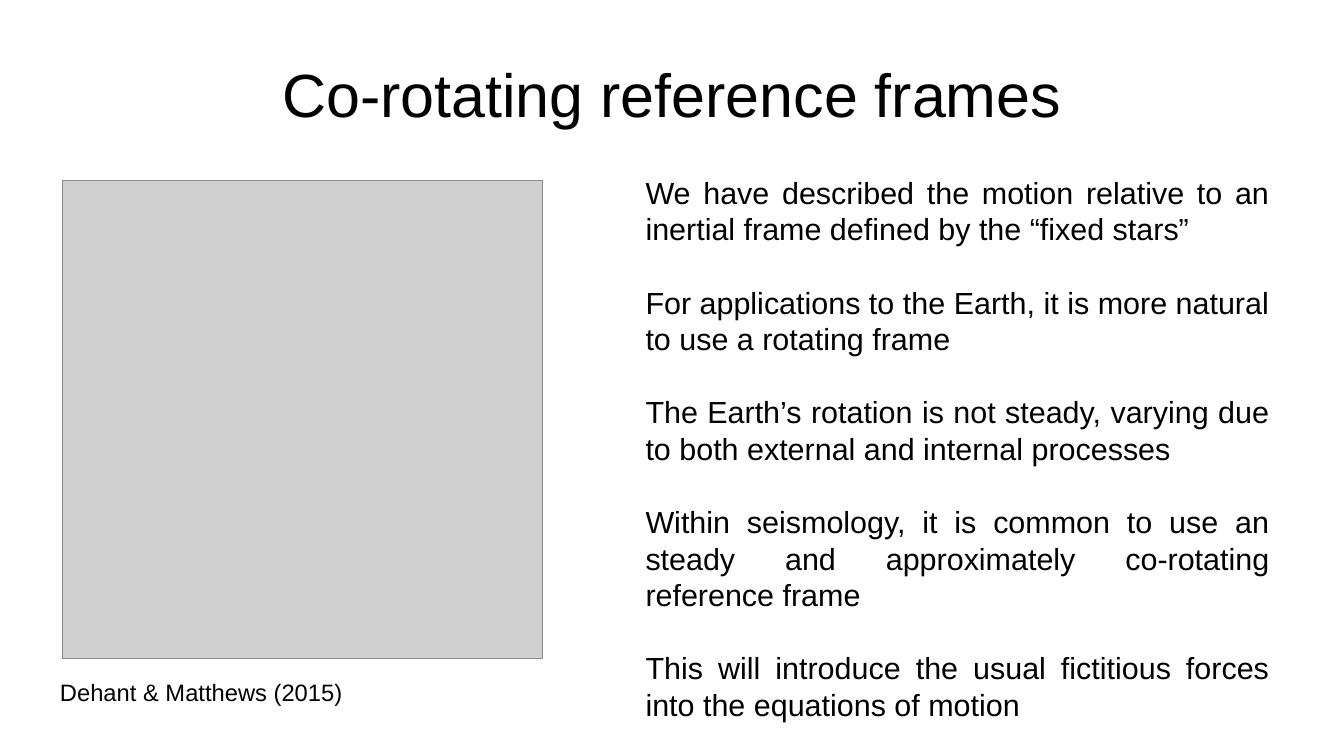
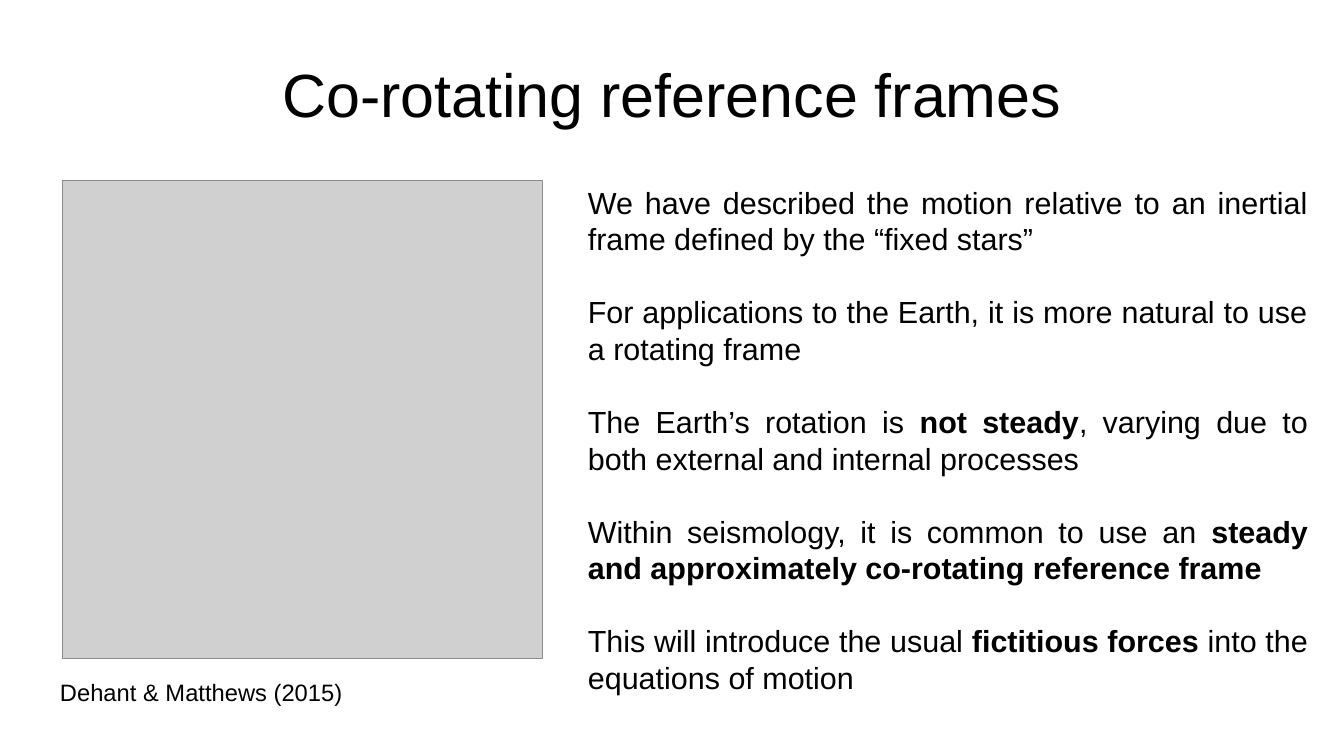
Before and after one commit to da380/PEPLectures, a slide deck: slide 14 of slides/slides9.odp (slide 13 before the commit). Drawn at 1344x756 pixels with LibreOffice and Linux fonts; fonts in the diff are those of the drawing; grey boxes stand for pictures. Boxes give left, top, right and bottom in pixels: in the first picture for what was removed or moved away, otherwise in the second. Text is boxed around its words. In the diff, an @@ line names an element or a change of style, - is before the commit and + after.

```diff
--- a/slides/slides9.odp
+++ b/slides/slides9.odp
@@ text "We have described the motion ...": place and size @@
-text "We have described the motion ..." at [646, 182, 1269, 680]
+text "We have described the motion ..." at [588, 192, 1308, 695]
@@ text at [588, 411, 1307, 695]: bold on in "not steady,", "steady and approximately co-rotating reference frame", "fictitious forces" @@
```
Also in this commit, not shown: 2 other slides changed, 1 slide added, 15 other files.
